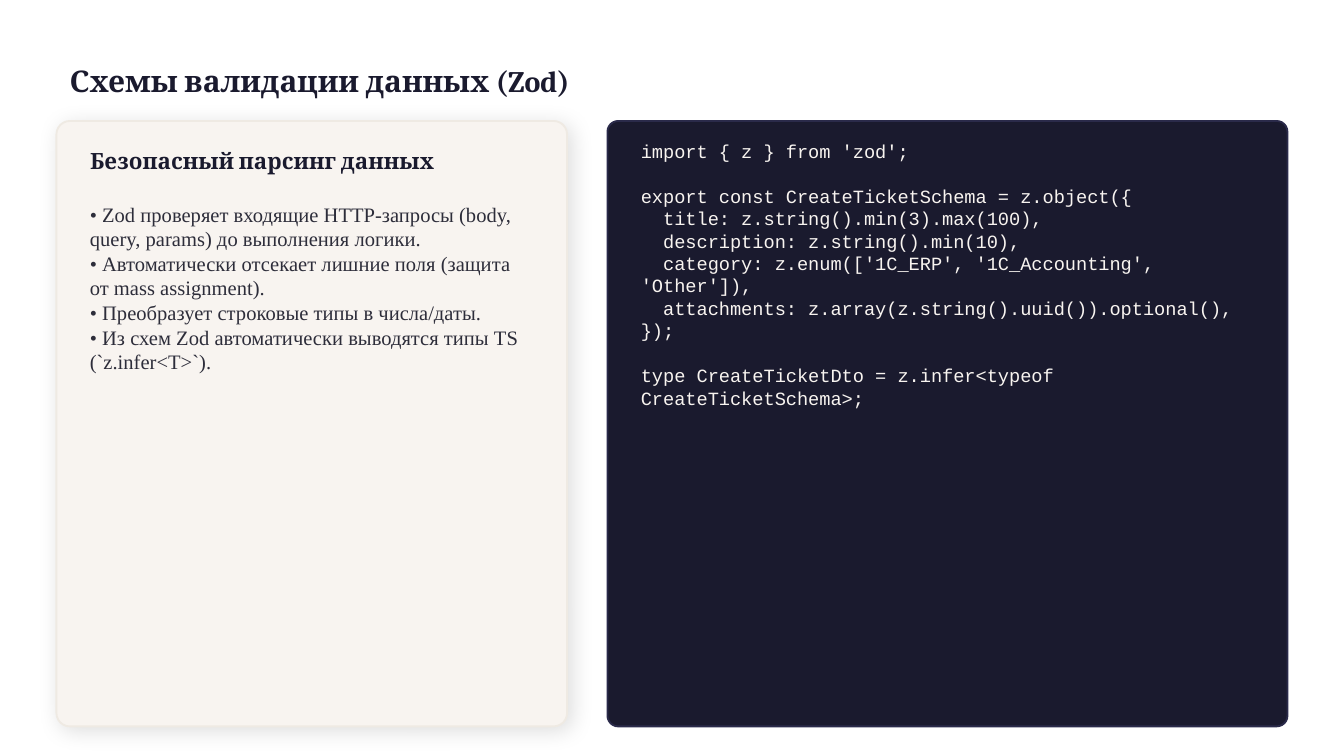
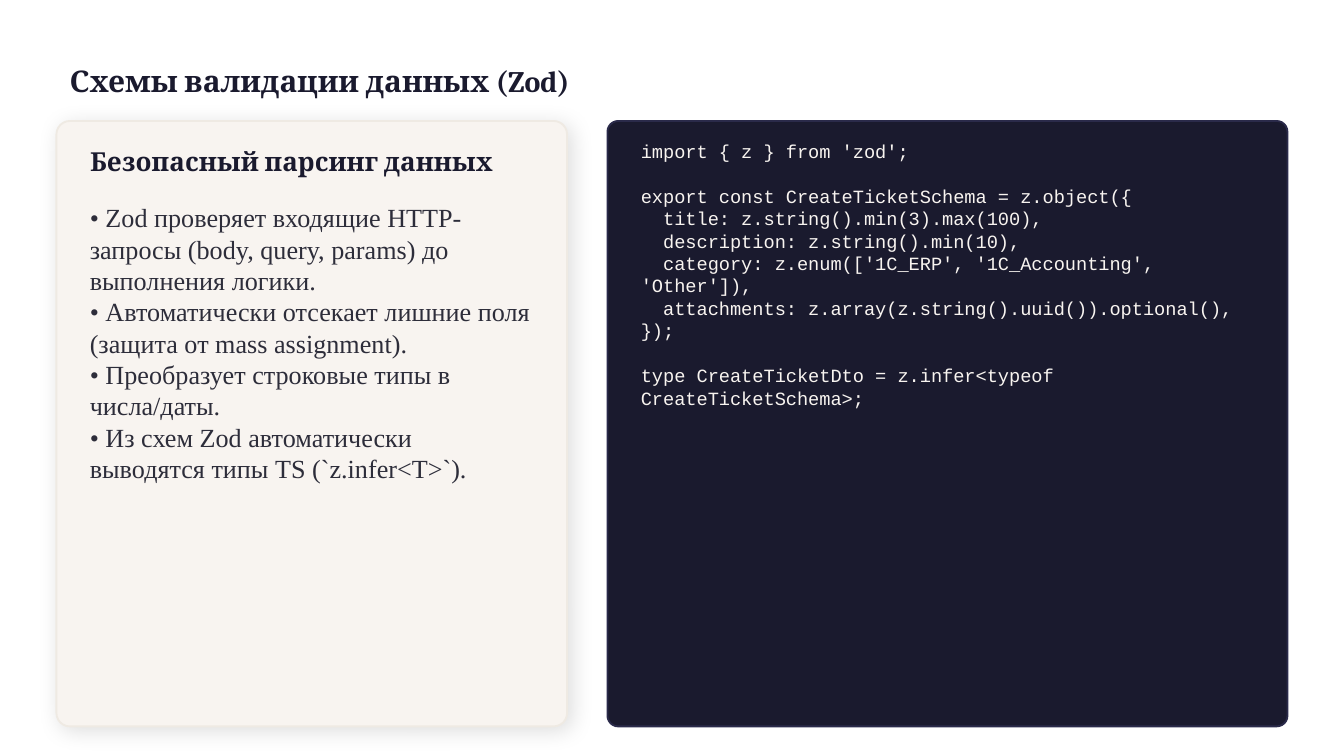
Before and after one commit to x2latte/tppo-presentation-hub--3-, a slide deck: slide 10 of presentations/output/P2_Атрибуты_качества.pptx. Drawn at 1344x756 pixels with LibreOffice and Linux fonts; fonts in the diff are those of the drawing. Boxes give left, top, right and bottom in pixels: in the first picture for what was removed or moved away, otherwise in the second. Text is boxed around its words. In the diff, an @@ line names an element or a change of style, - is before the commit and + after.

```diff
--- a/presentations/output/P2_Атрибуты_качества.pptx
+++ b/presentations/output/P2_Атрибуты_качества.pptx
@@ text "Безопасный парсинг данных" at (x1=90, y1=151, x2=493, y2=178): size 12 to 14 pt @@
@@ text "• Zod проверяет входящие HTTP-запросы ..." at (x1=90, y1=209, x2=530, y2=484): size 11 to 14 pt @@
```
Also in this commit, not shown: 13 other slides changed, 9 other files.
